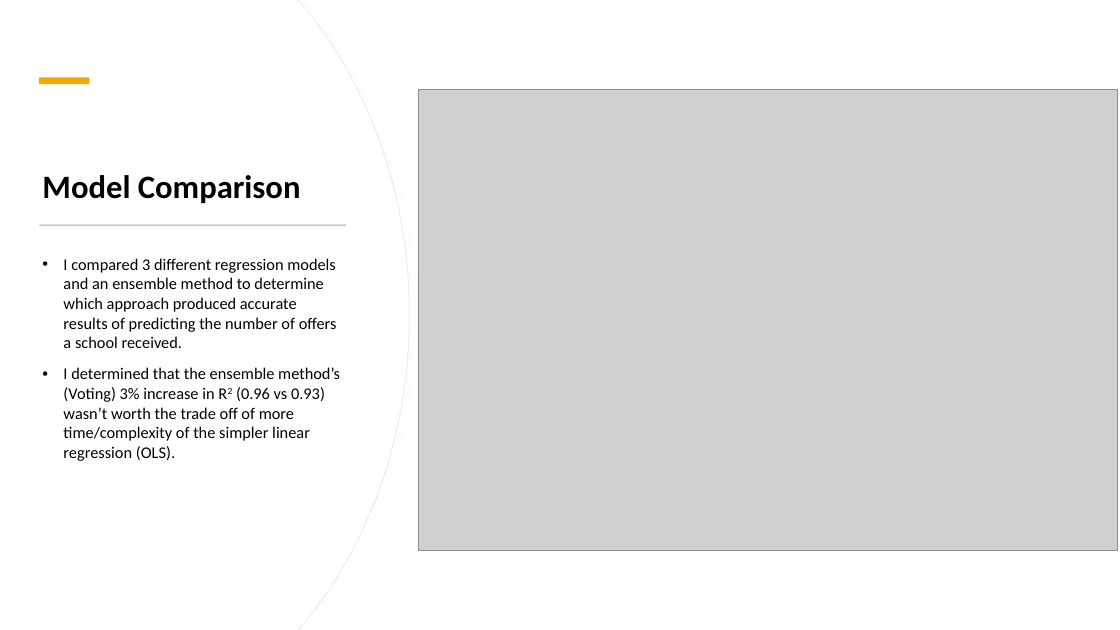
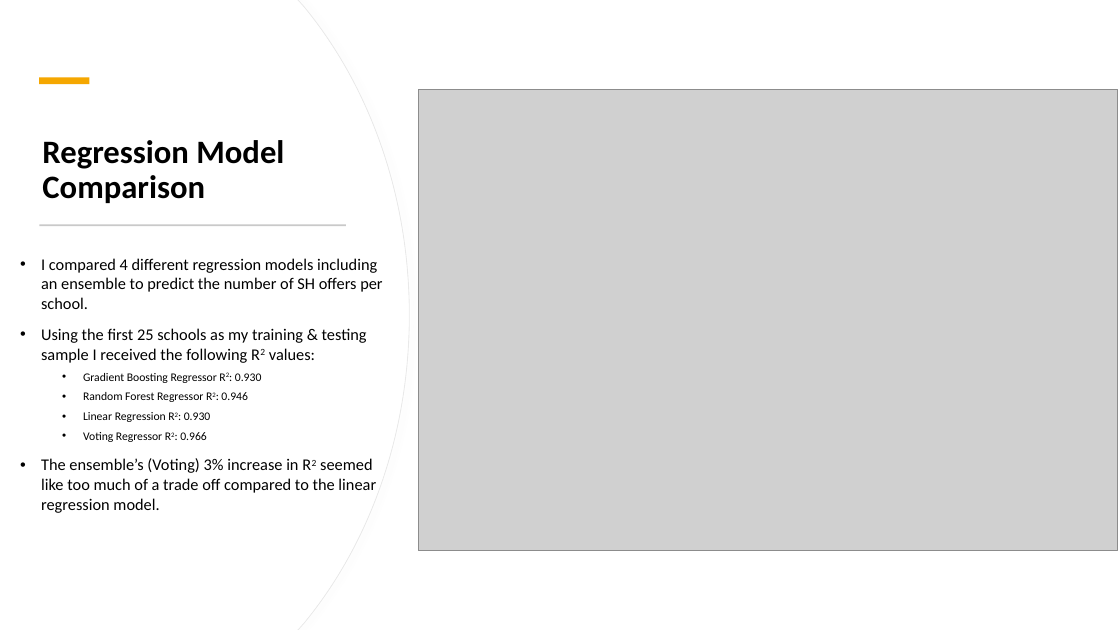
Before and after one commit to dj-m/CapstoneTwo, a slide deck: slide 14 of reports/submission/Capstone_Final_Presentation.pptx (slide 12 before the commit). Drawn at 1120x630 pixels with LibreOffice and Linux fonts; fonts in the diff are those of the drawing; grey boxes stand for pictures. Boxes give left, top, right and bottom in pixels: in the first picture for what was removed or moved away, otherwise in the second. Text is boxed around its words. In the diff, an @@ line names an element or a change of style, - is before the commit and + after.

```diff
--- a/reports/submission/Capstone_Final_Presentation.pptx
+++ b/reports/submission/Capstone_Final_Presentation.pptx
@@ title at bbox=[42, 140, 284, 203]: text changed @@
-Model Comparison
+Regression Model Comparison
@@ text at bbox=[41, 258, 382, 513]: text changed @@
-• I compared 3 different regression models and an ensemble method to determine which approach produced accurate results of predicting the number of offers a school received.
-• I determined that the ensemble method’s (Voting) 3% increase in R2 (0.96 vs 0.93) wasn’t worth the trade off of more time/complexity of the simpler linear regression (OLS).
+• I compared 4 different regression models including an ensemble to predict the number of SH offers per school.
+• Using the first 25 schools as my training & testing sample I received the following R2 values:
+  • Gradient Boosting Regressor R2: 0.930
+  • Random Forest Regressor R2: 0.946
+  • Linear Regression R2: 0.930
+  • Voting Regressor R2: 0.966
+• The ensemble’s (Voting) 3% increase in R2 seemed like too much of a trade off compared to the linear regression model.
```
Also in this commit, not shown: 15 other slides changed, 5 slides added, 1 slide removed.
